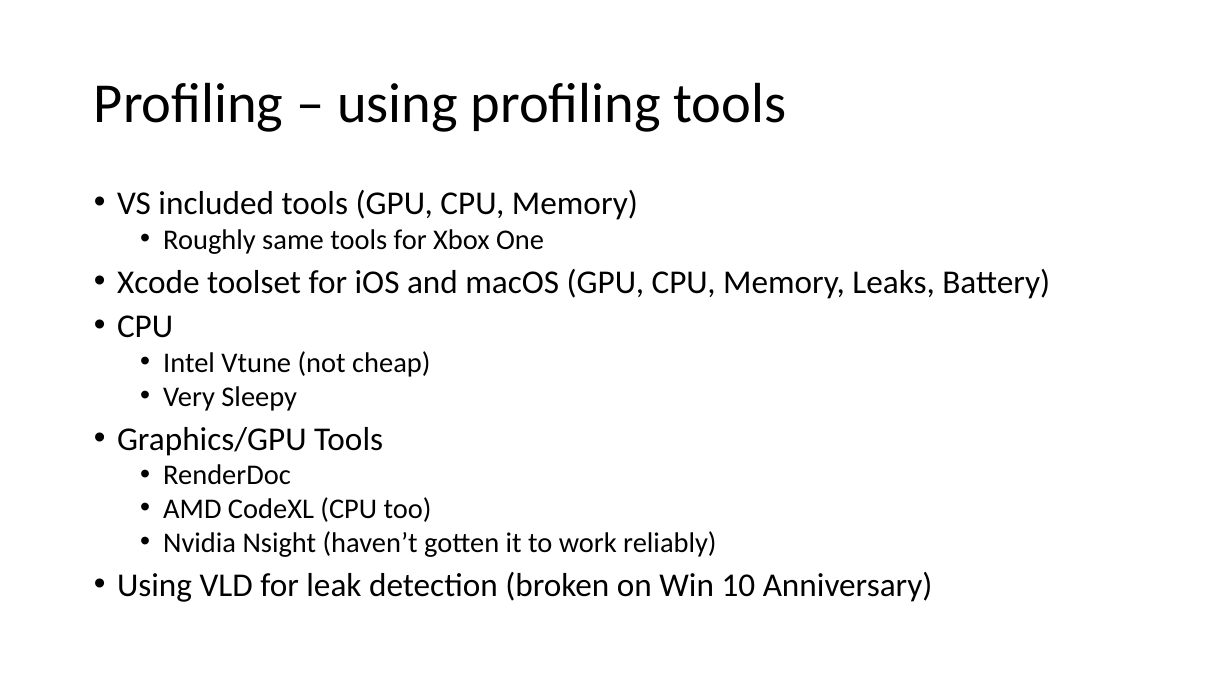
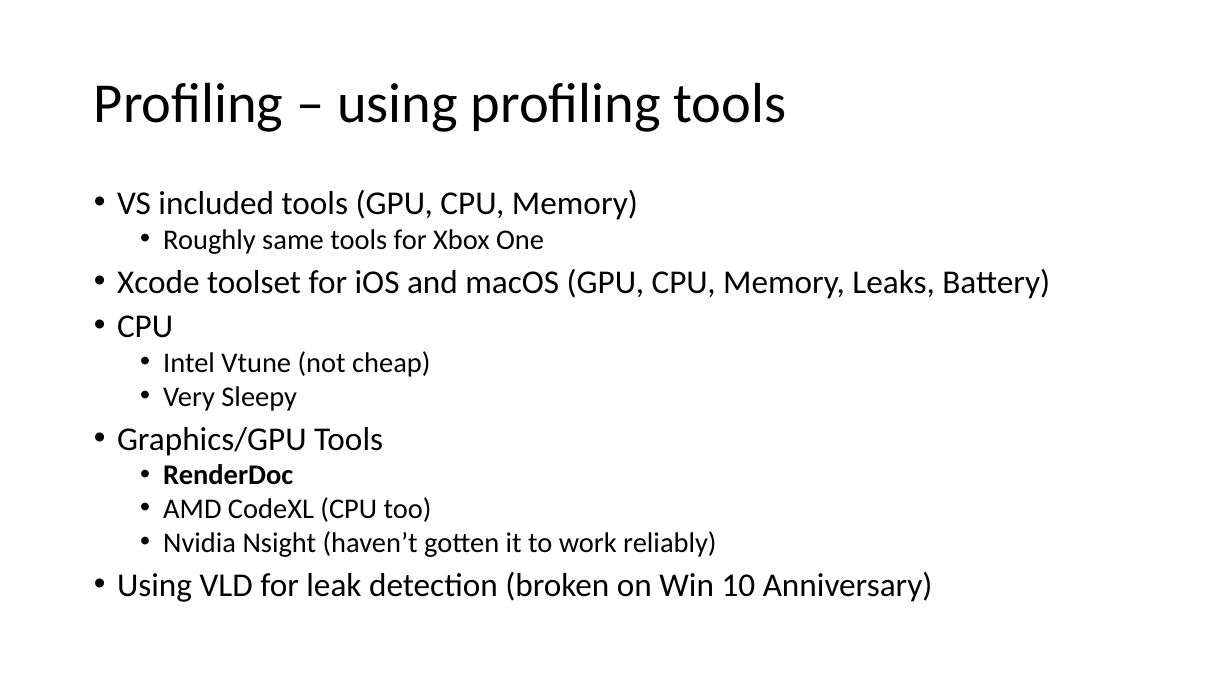
Before and after one commit to enci/Osmium, a slide deck: slide 5 of Examples/Presentations/Debugging and profiling tools.pptx. Drawn at 1232x693 pixels with LibreOffice and Linux fonts; fonts in the diff are those of the drawing. Boxes give left, top, right and bottom in pixels: in the first picture for what was removed or moved away, otherwise in the second. Text is boxed around its words. In the diff, an @@ line names an element or a change of style, - is before the commit and + after.

Commit message:
Presentation update for Tools workshop

```diff
--- a/Examples/Presentations/Debugging and profiling tools.pptx
+++ b/Examples/Presentations/Debugging and profiling tools.pptx
@@ text at [163, 464, 293, 485]: bold on in "RenderDoc" @@
```
Also in this commit, not shown: 2 other slides changed, 2 slides added.
